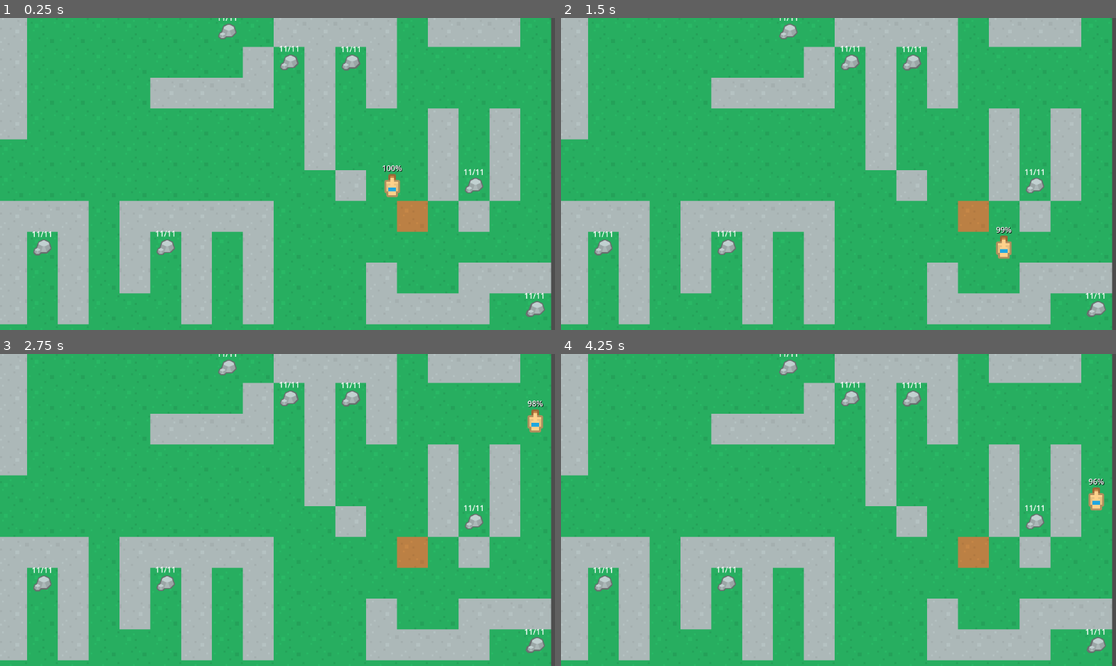
Above: before the commit, frames 1-4 (two rows, left to right).
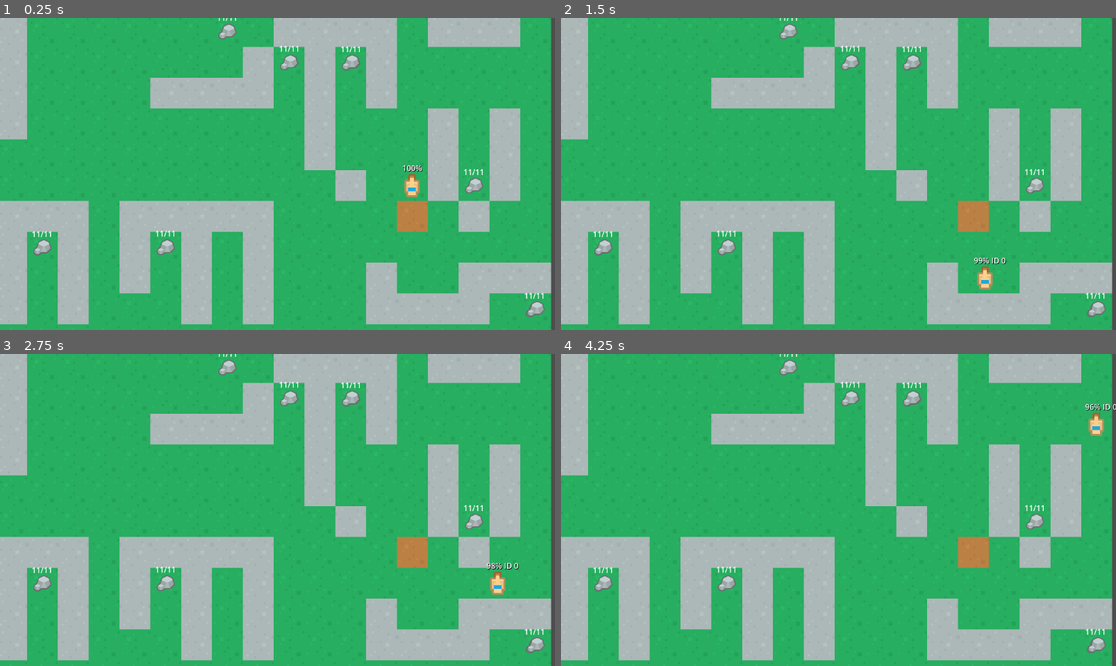
Above: after the commit, the same moments.

Repository: ApostolisSiampanis/intelligent-agents
Game: Godot game, scene res://scenes/main_scene.tscn
Two runs of this game, one before a commit and one after it. Both use one fixed random seed, a clock stepped at 60 frames per second and the inputs below. This scene is started directly instead of the project's main scene.
Inputs (mouse positions are in pixels of both pictures, inside the frame that each line leads up to):
- Up to frame 1 (0.25 s): no input
- Up to frame 2 (1.5 s): move the mouse to (960, 158) at 0.52 s; hold S (camera_move_down) 0.53-1.28 s; move the mouse to (727, 189) at 1.27 s; tap A (camera_move_left) at 1.35 s
- Up to frame 3 (2.75 s): move the mouse to (333, 441) at 2.02 s; hold D (camera_move_right) from 2.03 s (still down)
- Up to frame 4 (4.25 s): move the mouse to (810, 572) at 2.77 s; release D (camera_move_right) at 2.78 s; tap W (camera_move_up) at 2.85 s; move the mouse to (1005, 556) at 3.52 s; tap Middle mouse button (camera_pan) at 3.6 s

The runs differ from the first frame. In frame 1, 0.5% of the frame differs, in the area x 68-77%, y 47-58%; in frame 2, 0.5%; in frame 3, 0.5%, in the area x 87-98%, y 14-78%; in frame 4, 0.5%.

Commit message:
Add Knowledge base algorithm
Co-Authored-By: Anthony Roussos <anthony.rouss@proton.me>

Diff:
--- a/scenes/agent.tscn
+++ b/scenes/agent.tscn
@@ -4,7 +4,7 @@
 [ext_resource type="Texture2D" uid="uid://d2j525lq5pcfb" path="res://assets/medievalRTS/RTS_medieval2.png" id="1_3ai6s"]
 
 [sub_resource type="RectangleShape2D" id="RectangleShape2D_ynha8"]
-size = Vector2(33, 48)
+size = Vector2(12.75, 10.75)
 
 [sub_resource type="RectangleShape2D" id="RectangleShape2D_7gboa"]
 size = Vector2(33, 48)
@@ -12,14 +12,13 @@
 [node name="Agent" type="CharacterBody2D"]
 script = ExtResource("1_1qcrf")
 
-[node name="CollisionShape2D" type="CollisionShape2D" parent="."]
-position = Vector2(-0.5, 0)
-shape = SubResource("RectangleShape2D_ynha8")
-
 [node name="Sprite2D" type="Sprite2D" parent="."]
 texture = ExtResource("1_3ai6s")
 region_enabled = true
 region_rect = Rect2(2416, 680, 33, 48)
+
+[node name="CollisionShape2D" type="CollisionShape2D" parent="."]
+shape = SubResource("RectangleShape2D_ynha8")
 
 [node name="Area2D" type="Area2D" parent="."]
 
--- a/scripts/GameManager.gd
+++ b/scripts/GameManager.gd
@@ -16,6 +16,8 @@
 func merge_knowledge(caller_agent, target_agent):
 	if !target_agent.available_for_knowledge_exchange: return
 
+	if caller_agent.agent_knowledge_vers.has(target_agent.id) && caller_agent.agent_knowledge_vers[target_agent.id] == target_agent.knowledge_ver: return
+
 	caller_agent.available_for_knowledge_exchange = false
 	target_agent.available_for_knowledge_exchange = false
 
@@ -25,7 +27,13 @@
 
 	# Merge valuable_tile_point_ids
 	merge_valuable_point_ids(caller_agent, target_agent)
+	# Merge visited and not_visited
+	merge_explore_tiles(caller_agent, target_agent)
 
+	caller_agent.knowledge_ver += 1
+	target_agent.knowledge_ver += 1
+	caller_agent.agent_knowledge_vers[target_agent.id] = target_agent.knowledge_ver
+	target_agent.agent_knowledge_vers[caller_agent.id] = caller_agent.knowledge_ver
 	print("Knowledge exchange: " + str(caller_agent.id) + "-" + str(target_agent.id))
 
 func update_astar(caller_agent, target_agent):
@@ -43,7 +51,6 @@
 				caller_agent.astar.connect_points(point_id, connected_point_id)
 
 func merge_valuable_point_ids(caller_agent, target_agent):
-
 	var merged_valuable_point_ids = caller_agent.valuable_tile_point_ids.duplicate(true)
 	var target_village_point = target_agent.valuable_tile_point_ids["village"]
 
@@ -62,8 +69,25 @@
 	caller_agent.valuable_tile_point_ids = merged_valuable_point_ids
 
 	# Change the village point if they're from a different one
+	merged_valuable_point_ids = merged_valuable_point_ids.duplicate(true)
 	if caller_agent.valuable_tile_point_ids["village"] != target_village_point:
-		merged_valuable_point_ids = merged_valuable_point_ids.duplicate(true)
 		merged_valuable_point_ids["village"] = target_village_point
 
 	target_agent.valuable_tile_point_ids = merged_valuable_point_ids
+
+func merge_explore_tiles(caller_agent, target_agent):
+	var merged_visited_tiles_pos = caller_agent.visited.duplicate()
+	for tile in target_agent.visited:
+		if !merged_visited_tiles_pos.has(tile):
+			merged_visited_tiles_pos.append(tile)
+
+	var merged_not_visited_tiles_pos = caller_agent.not_visited.duplicate()
+	for tile in target_agent.not_visited:
+		if !merged_not_visited_tiles_pos.has(tile):
+			merged_not_visited_tiles_pos.append(tile)
+
+	caller_agent.visited = merged_visited_tiles_pos
+	target_agent.visited = merged_visited_tiles_pos.duplicate()
+
+	caller_agent.not_visited = merged_not_visited_tiles_pos
+	target_agent.not_visited = merged_not_visited_tiles_pos.duplicate()
--- a/scripts/agent.gd
+++ b/scripts/agent.gd
@@ -10,8 +10,9 @@
 
 var knowledge_ver := 1
 var agent_knowledge_vers := {}
-
-const SPEED: int = 500
+var has_new_knowledge := true
+
+const SPEED: int = 300
 
 var energy := MAX_ENERGY_LEVEL
 const MAX_ENERGY_LEVEL := 100
@@ -124,6 +125,9 @@
 	var goal_reached = tile_type == current_goal_type
 
 	if current_search_algorithm == SearchAlgorithm.EXPLORE:
+		if has_new_knowledge:
+			has_new_knowledge = false
+			knowledge_ver
 		visited.push_back(current_tile_pos)
 	elif current_search_algorithm == SearchAlgorithm.ASTAR:
 		goal_reached = goal_reached && astar_path_queue.is_empty()
@@ -181,6 +185,7 @@
 
 	if next_tile_pos == null:
 		print("I don't have anything to explore")
+		# TODO: Change goal based on team goals
 		change_goal("")
 		return
 
@@ -205,12 +210,8 @@
 		astar_path_queue = astar.get_id_path(get_point_id(current_tile_pos), target_tile_id).slice(1)
 
 	# Calculate destination for the next tile
-	if astar_path_queue.size() != 0:
-		destination_pos = calculate_destination(current_tile_pos, astar.get_point_position(astar_path_queue[0]))
-		astar_path_queue.remove_at(0)
-	else:
-		print("ID " + str(id) + " AStar: " + str(astar.get_point_ids()))
-		pass
+	destination_pos = calculate_destination(current_tile_pos, astar.get_point_position(astar_path_queue[0]))
+	astar_path_queue.remove_at(0)
 
 func get_point_id(vector: Vector2i):
 	return vector.x * tile_map.MAX_Y + vector.y
@@ -248,6 +249,7 @@
 	# Choose EXPLORE algorithm if the current_goal_type doesn't exist or all the tiles do not have available loot
 	if !valuable_tile_point_ids.has(current_goal_type):
 		current_search_algorithm = SearchAlgorithm.EXPLORE
+		has_new_knowledge = true
 		return
 
 	if current_goal_type == spawn_tile_type:
@@ -261,6 +263,8 @@
 			break
 
 	current_search_algorithm = SearchAlgorithm.ASTAR if has_available_point else SearchAlgorithm.EXPLORE
+	if current_search_algorithm == SearchAlgorithm.EXPLORE:
+		has_new_knowledge = true
 
 func get_tile_type(current_tile_pos: Vector2i):
 	var tile_data = tile_map.get_cell_tile_data(1, current_tile_pos)
@@ -285,7 +289,8 @@
 	self.tile_map = tile_map
 
 func _on_timer_timeout():
-	print("ID " + str(id) + " AStar: " + str(astar.get_point_ids()))
+	#print("ID " + str(id) + " AStar: " + str(astar.get_point_ids()))
+	#print("ID " + str(id) + " valuable_tile_point_ids: " + str(valuable_tile_point_ids))
 	if !available_for_knowledge_exchange:
 		available_for_knowledge_exchange = !available_for_knowledge_exchange
 	if current_state == State.REFILLING:
@@ -298,7 +303,7 @@
 		if current_goal_type != spawn_tile_type && energy <= RETURN_TO_SPAWN_ENERGY_THRESHOLD:
 			change_goal(spawn_tile_type)
 
-	label.text = str(energy) + "%"
+	label.text = str(energy) + "% ID " + str(id)
 
 	if energy <= 0:
 		queue_free()
